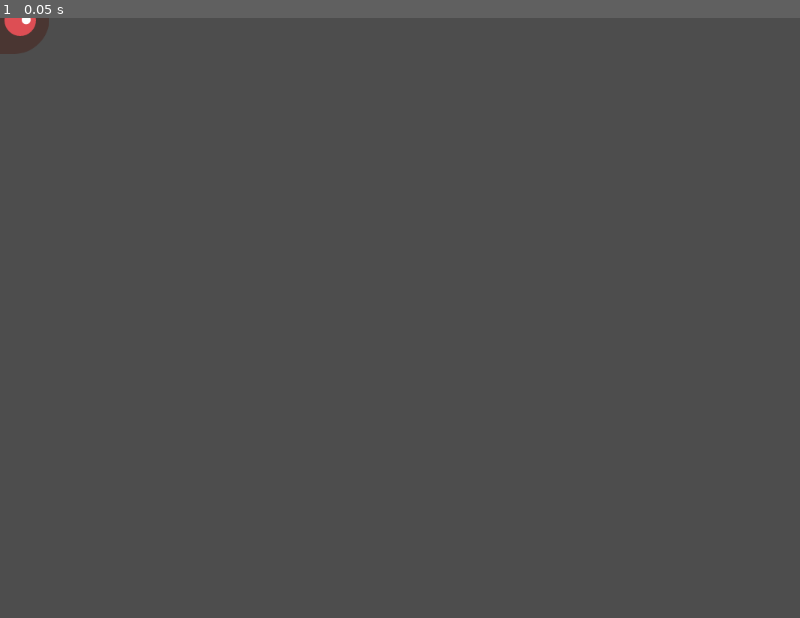
Above: before the commit, frame 1.
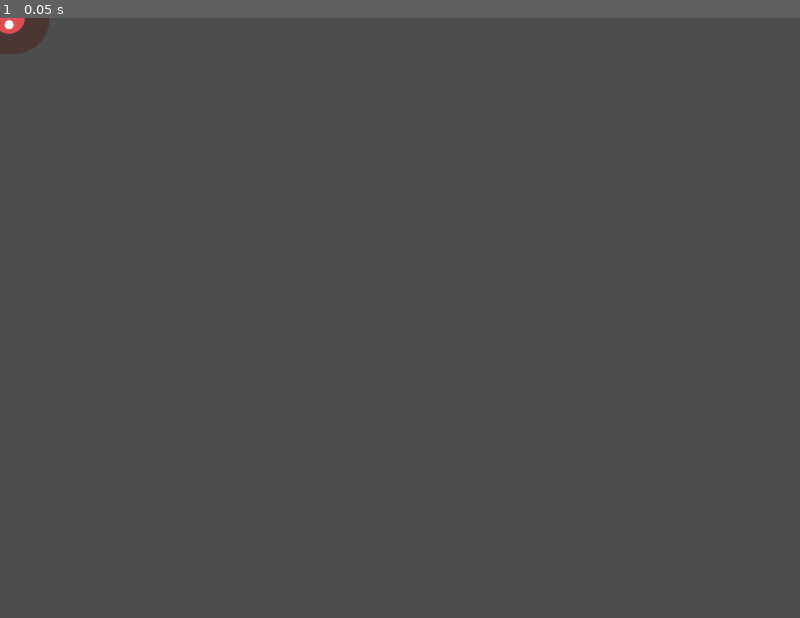
Above: after the commit, the same moment.

Repository: regawan/valo-gn-game-jam-16
Game: Godot game, scene res://characters/mob.tscn
Two runs of this game, one before a commit and one after it. Both use one fixed random seed, a clock stepped at 60 frames per second and the inputs below. This scene is started directly instead of the project's main scene.
Inputs:
- Up to frame 1 (0.05 s): no input

The runs differ from the first frame. In frame 1, less than 0.1% of the frame differs, in the area x 0-5%, y 0-3%.

Commit message:
Mob change.

Diff:
--- a/characters/mob.tscn
+++ b/characters/mob.tscn
@@ -1,6 +1,7 @@
-[gd_scene load_steps=9 format=3 uid="uid://djhpy6scm7kut"]
+[gd_scene load_steps=10 format=3 uid="uid://djhpy6scm7kut"]
 
 [ext_resource type="Texture2D" uid="uid://dqgvwemvhbc5" path="res://character_art/art/enemyFlyingAlt_1.png" id="1_3kh1e"]
+[ext_resource type="Script" path="res://characters/mob.gd" id="1_wr7qb"]
 [ext_resource type="Texture2D" uid="uid://cuixcjddupxfu" path="res://character_art/art/enemyFlyingAlt_2.png" id="2_et8qw"]
 [ext_resource type="Texture2D" uid="uid://bo5idnh8l8vks" path="res://character_art/art/enemySwimming_1.png" id="3_pya5e"]
 [ext_resource type="Texture2D" uid="uid://mipu5fmiddjg" path="res://character_art/art/enemySwimming_2.png" id="4_gvaed"]
@@ -50,6 +51,7 @@
 [node name="Mob" type="RigidBody2D"]
 collision_mask = 0
 gravity_scale = 0.0
+script = ExtResource("1_wr7qb")
 metadata/_edit_group_ = true
 
 [node name="AnimatedSprite2D" type="AnimatedSprite2D" parent="."]
